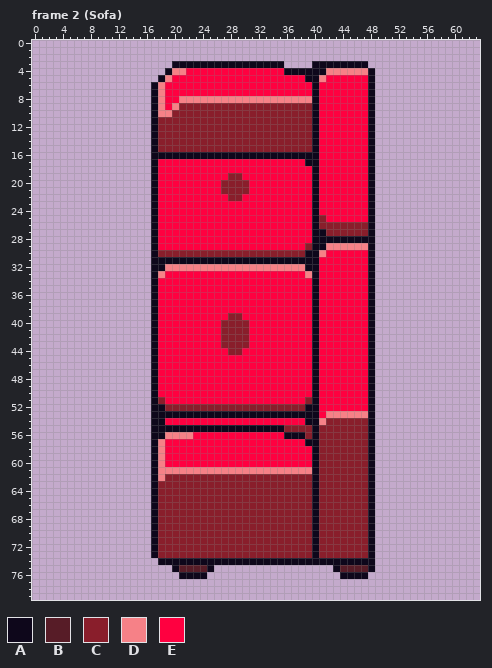
Pixel-art file, stored at Assets/Objects/Couches/Couch.ase. The picture above is the old version.
64x80 pixels, 6 frames. Shown: frame 2 (Sofa). The commit also changed other frames, which this record leaves out.
Palette (. is transparent): A #0e071b  B #571c27  C #891e2b  D #f68187  E #ff0040
Now the later version:
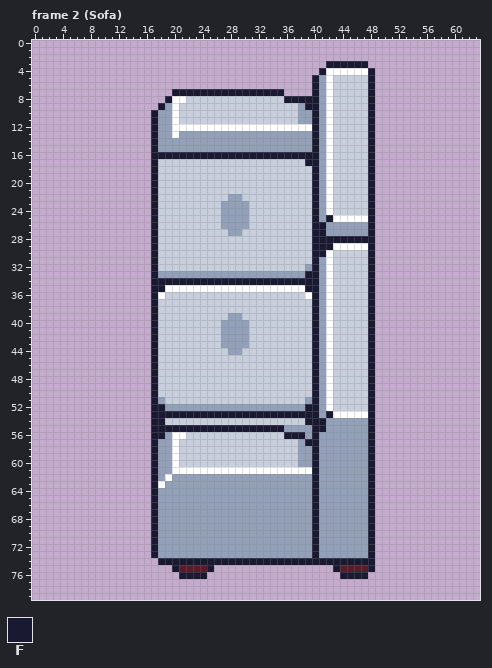
Colours new in this view: F #1a1932
Changes in this commit:
colour C: #891e2b -> #92a1b9
colour D: #f68187 -> #ffffff
colour E: #ff0040 -> #c7cfdd
Frame 2 (Sofa):
y 3: x 20..35 AAAAAAAAAAAAAAAA -> ................; x 40..47 AAAAAAAA -> ..FFFFFF
y 4: x 19..41 ADDEEEEEEEEEEEEEEAAAAAA -> ......................F; x 48 A -> F
y 5: x 18..42 ADEEEEEEEEEEEEEEEEEEEAADE -> ......................FCD; x 48 A -> F
y 6: x 17..42 ADEEEEEEEEEEEEEEEEEEEEEAEE -> .......................FCD; x 48 A -> F
y 7: x 17..42 ADEEEEEEEEEEEEEEEEEEEEEAEE -> ...FFFFFFFFFFFFFFFF....FCD; x 48 A -> F
y 8: x 17..20 ADEE -> ..FD; x 22..42 DDDDDDDDDDDDDDDDDDAEE -> EEEEEEEEEEEEEEFFFFFCD; x 48 A -> F
y 9: x 17..19 ADE -> .FC; x 21..37 CCCCCCCCCCCCCCCCC -> EEEEEEEEEEEEEEEEE; x 39..42 CAEE -> FFCD; x 48 A -> F
y 10: x 17..37 ADDCCCCCCCCCCCCCCCCCC -> FCCDEEEEEEEEEEEEEEEEE; x 40..42 AEE -> FCD; x 48 A -> F
y 11: x 17 A -> F; x 20..37 CCCCCCCCCCCCCCCCCC -> DEEEEEEEEEEEEEEEEE; x 40..42 AEE -> FCD; x 48 A -> F
y 12: x 17 A -> F; x 20..42 CCCCCCCCCCCCCCCCCCCCAEE -> DDDDDDDDDDDDDDDDDDDDFCD; x 48 A -> F
y 13: x 17 A -> F; x 20 C -> D; x 40..42 AEE -> FCD; x 48 A -> F
y 14..15: x 17 A -> F; x 40..42 AEE -> FCD; x 48 A -> F
y 16: x 17..42 AAAAAAAAAAAAAAAAAAAAAAAAEE -> FFFFFFFFFFFFFFFFFFFFFFFFCD; x 48 A -> F
y 17: x 17 A -> F; x 39..42 AAEE -> FFCD; x 48 A -> F
y 18: x 17 A -> F; x 40..42 AEE -> FCD; x 48 A -> F
y 19: x 17 A -> F; x 28..29 CC -> EE; x 40..42 AEE -> FCD; x 48 A -> F
y 20..21: x 17 A -> F; x 27..30 CCCC -> EEEE; x 40..42 AEE -> FCD; x 48 A -> F
y 22: x 17 A -> F; x 40..42 AEE -> FCD; x 48 A -> F
y 23..24: x 17 A -> F; x 27..30 EEEE -> CCCC; x 40..42 AEE -> FCD; x 48 A -> F
y 25: x 17 A -> F; x 27..30 EEEE -> CCCC; x 40 A -> F; x 42..48 EEEEEEA -> FDDDDDF
y 26: x 17 A -> F; x 27..30 EEEE -> CCCC; x 40..41 AC -> FF; x 48 A -> F
y 27: x 17 A -> F; x 28..29 EE -> CC; x 40..41 AA -> FF; x 48 A -> F
y 28: x 17 A -> F; x 40..48 AAAAAAAAA -> FFFFFFFFF
y 29: x 17 A -> F; x 39..42 CAAD -> EFFF; x 48 A -> F
y 30: x 17..42 ACCCCCCCCCCCCCCCCCCCCCAADE -> FEEEEEEEEEEEEEEEEEEEEEEFFD; x 48 A -> F
y 31: x 17..42 AAAAAAAAAAAAAAAAAAAAAAAAEE -> FEEEEEEEEEEEEEEEEEEEEEEFCD; x 48 A -> F
y 32: x 17..42 AADDDDDDDDDDDDDDDDDDDDAAEE -> FEEEEEEEEEEEEEEEEEEEEECFCD; x 48 A -> F
y 33: x 17..42 ADEEEEEEEEEEEEEEEEEEEEDAEE -> FCCCCCCCCCCCCCCCCCCCCCFFCD; x 48 A -> F
y 34: x 17..42 AEEEEEEEEEEEEEEEEEEEEEEAEE -> FFFFFFFFFFFFFFFFFFFFFFFFCD; x 48 A -> F
y 35: x 17..42 AEEEEEEEEEEEEEEEEEEEEEEAEE -> FFDDDDDDDDDDDDDDDDDDDDFFCD; x 48 A -> F
y 36: x 17..18 AE -> FD; x 39..42 EAEE -> DFCD; x 48 A -> F
y 37..51: x 17 A -> F; x 40..42 AEE -> FCD; x 48 A -> F
y 52: x 17..18 AA -> FF; x 39..42 AAEE -> FFCD; x 48 A -> F
y 53: x 17..42 AAAAAAAAAAAAAAAAAAAAAAAAED -> FFFFFFFFFFFFFFFFFFFFFFFFCF; x 48 A -> F
y 54: x 17..18 AA -> FF; x 39..41 AAD -> FFF; x 48 A -> F
y 55: x 17..35 AAAAAAAAAAAAAAAAAAA -> FFFFFFFFFFFFFFFFFFF; x 40..41 AC -> FF; x 48 A -> F
y 56: x 17..19 AAD -> FFC; x 22 D -> E; x 36..38 AAA -> FFF; x 40 A -> F; x 48 A -> F
y 57: x 17..20 ADEE -> FCCD; x 38..40 EAA -> CFF; x 48 A -> F
y 58..60: x 17..20 ADEE -> FCCD; x 38..40 EEA -> CCF; x 48 A -> F
y 61: x 17..19 ADD -> FCC; x 40 A -> F; x 48 A -> F
y 62: x 17..19 ADC -> FCD; x 40 A -> F; x 48 A -> F
y 63: x 17..18 AC -> FD; x 40 A -> F; x 48 A -> F
y 64..73: x 17 A -> F; x 40 A -> F; x 48 A -> F
y 74: x 18..48 AAAAAAAAAAAAAAAAAAAAAAAAAAAAAAA -> FFFFFFFFFFFFFFFFFFFFFFFFFFFFFFF
y 75: x 20 A -> F; x 25 A -> F; x 43 A -> F; x 48 A -> F
y 76: x 21..24 AAAA -> FFFF; x 44..47 AAAA -> FFFF
Boxes around the changes in both pictures, in picture pixels (x1, y1, x2, y2):
changed: (151, 61, 375, 579)
